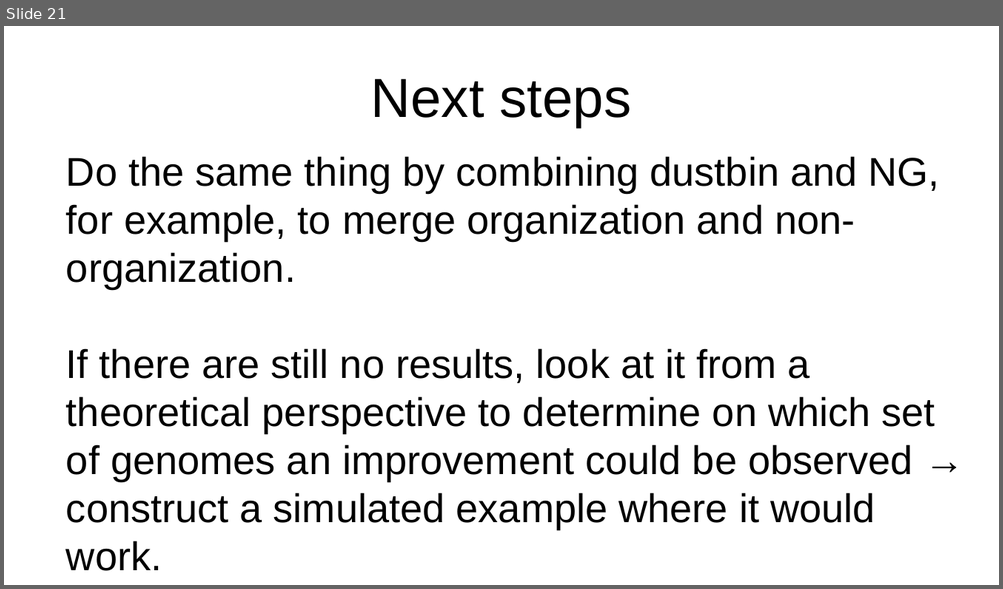
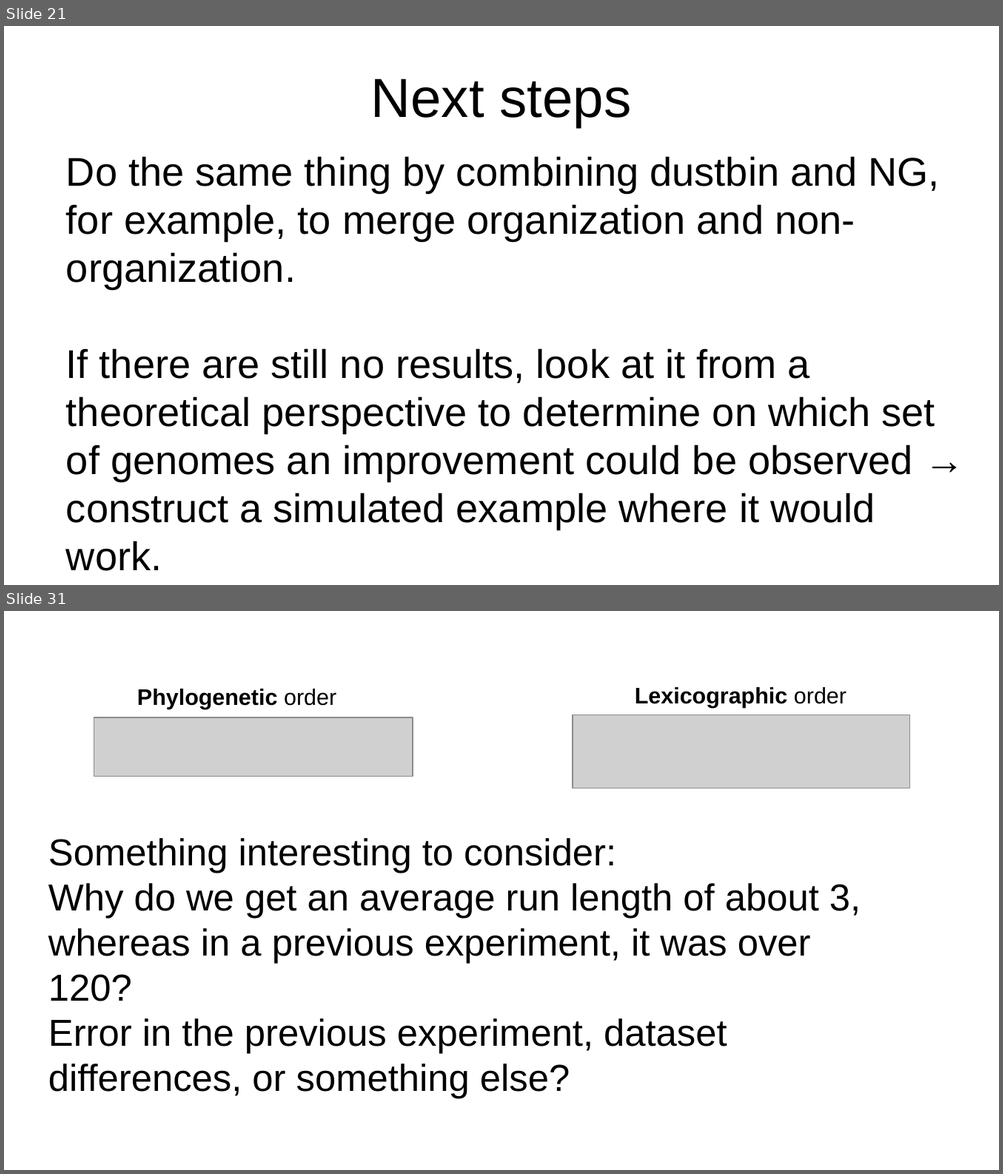
Before and after one commit to AntaoA/Amory_BWT_M1_project_Bioinfo, a slide deck: Diapo.odp. Shown one above the other, each under a label of ours: slide 21 before the commit, slides 21 and 31 after it; the slides between them are not shown. The pictures are 1003x589 and 1003x1174 pixels, drawn with LibreOffice and Linux fonts; fonts in the diff are those of the drawing; grey boxes stand for pictures. Boxes give left, top, right and bottom in pixels: in the first picture for what was removed or moved away, otherwise in the second. Text is boxed around its words. In the diff, an @@ line names an element or a change of style, - is before the commit and + after.

```diff
--- a/Diapo.odp
+++ b/Diapo.odp
@@ slide 31 added at (x1=4, y1=611, x2=999, y2=1170), background #FFFFFF @@
@@ text added at (x1=137, y1=689, x2=336, y2=709), 18 pt, text #000000, bold @@
+Phylogenetic order
@@ text added at (x1=634, y1=687, x2=846, y2=708), 18 pt, text #000000, bold @@
+Lexicographic order
@@ picture added at (x1=94, y1=718, x2=412, y2=777) @@
@@ picture added at (x1=572, y1=715, x2=910, y2=789) @@
@@ text added at (x1=48, y1=838, x2=860, y2=1099), 30 pt, text #000000 @@
+Something interesting to consider:
+Why do we get an average run length of about 3, whereas in a previous experiment, it was over 120?
+Error in the previous experiment, dataset differences, or something else?
```
Also in this commit, not shown: 9 other slides added, 12 other files.
